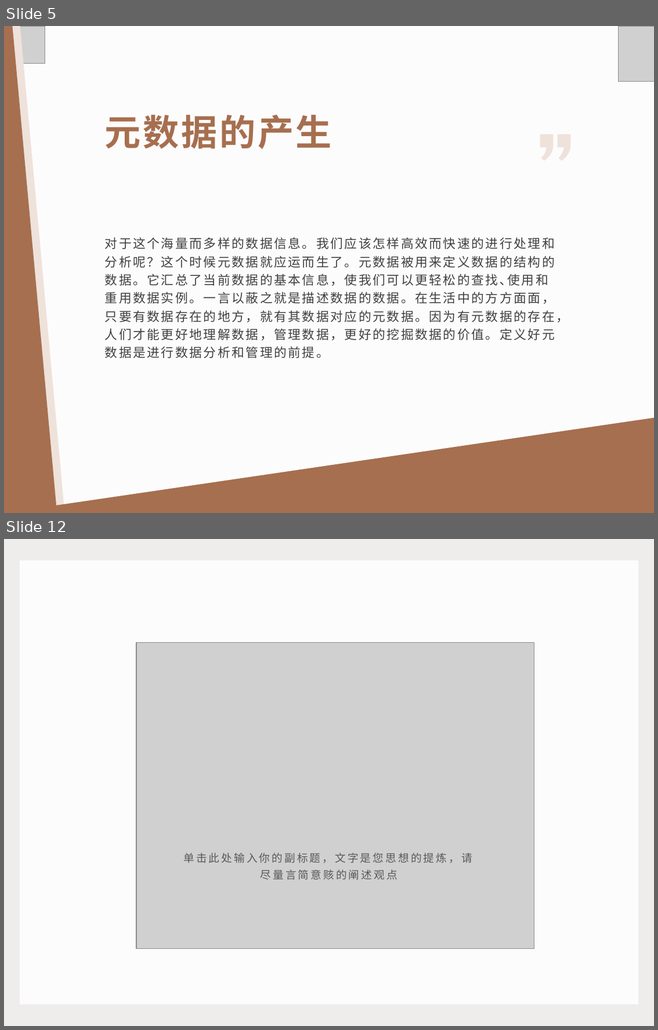
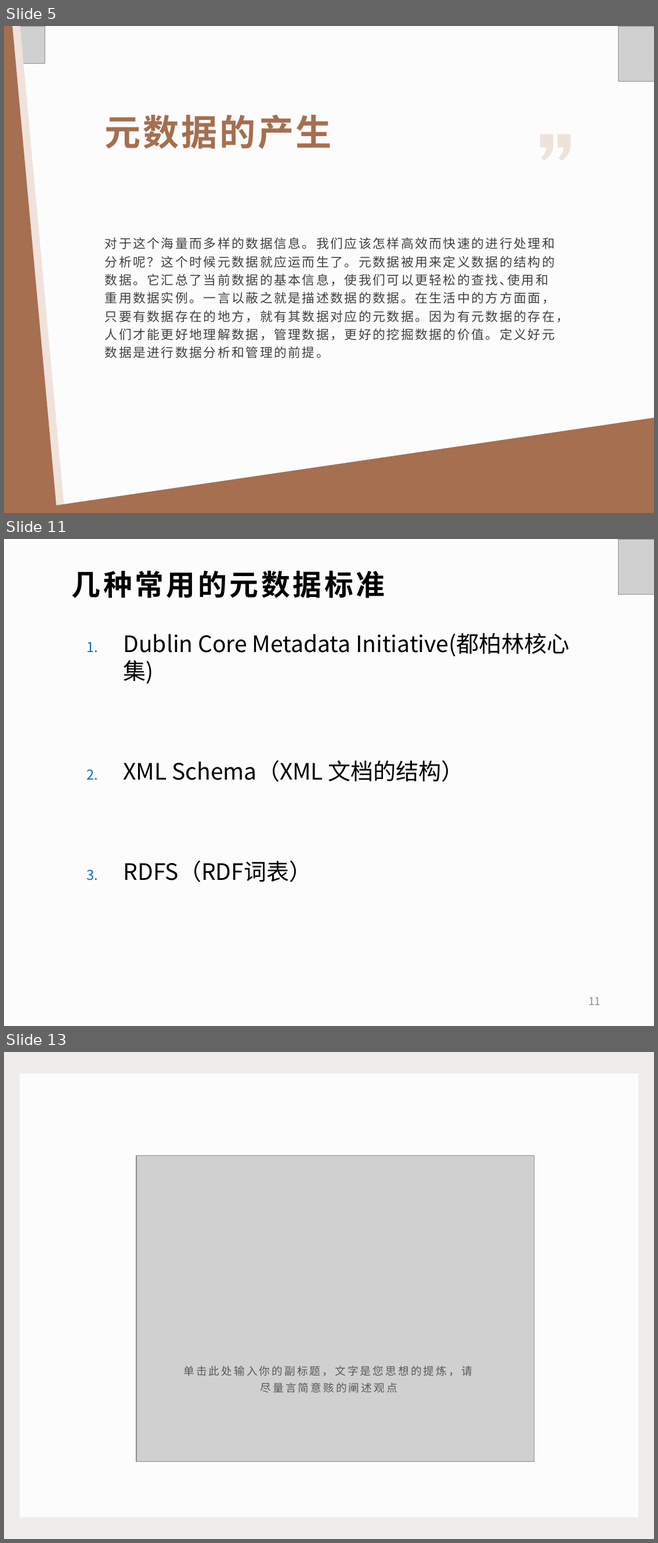
Before and after one commit to GZC201314/bsmService, a slide deck: src/main/resources/文献综述.pptx. Shown one above the other, each under a label of ours: slides 5 and 12 before the commit, slides 5, 11 and 13 after it; the slides between them are not shown. The pictures are 658x1030 and 658x1543 pixels, drawn with LibreOffice and Linux fonts; fonts in the diff are those of the drawing; grey boxes stand for pictures; background and template pictures are left out. Boxes give left, top, right and bottom in pixels: in the first picture for what was removed or moved away, otherwise in the second. Text is boxed around its words. In the diff, an @@ line names an element or a change of style, - is before the commit and + after.

```diff
--- a/src/main/resources/文献综述.pptx
+++ b/src/main/resources/文献综述.pptx
@@ slide 11 added at [4, 539, 654, 1026], background #FDFCFC @@
@@ picture added at [618, 539, 654, 594] @@
@@ title added at [72, 570, 385, 598], 32 pt, text #000000, bold @@
+几种常用的元数据标准
@@ text added at [123, 633, 569, 882], 25.1 pt, text #000000 @@
+  1. Dublin Core Metadata Initiative(都柏林核心集)
+  2. XML Schema（XML 文档的结构）
+  3. RDFS（RDF词表）
@@ page number added at [588, 997, 600, 1005], 12 pt, text #8C8C8C @@
+11
@@ what was slide 12 is now slide 13 @@
```
Also in this commit, not shown: 8 slides changed, 1 other slide added, 4 other files.
